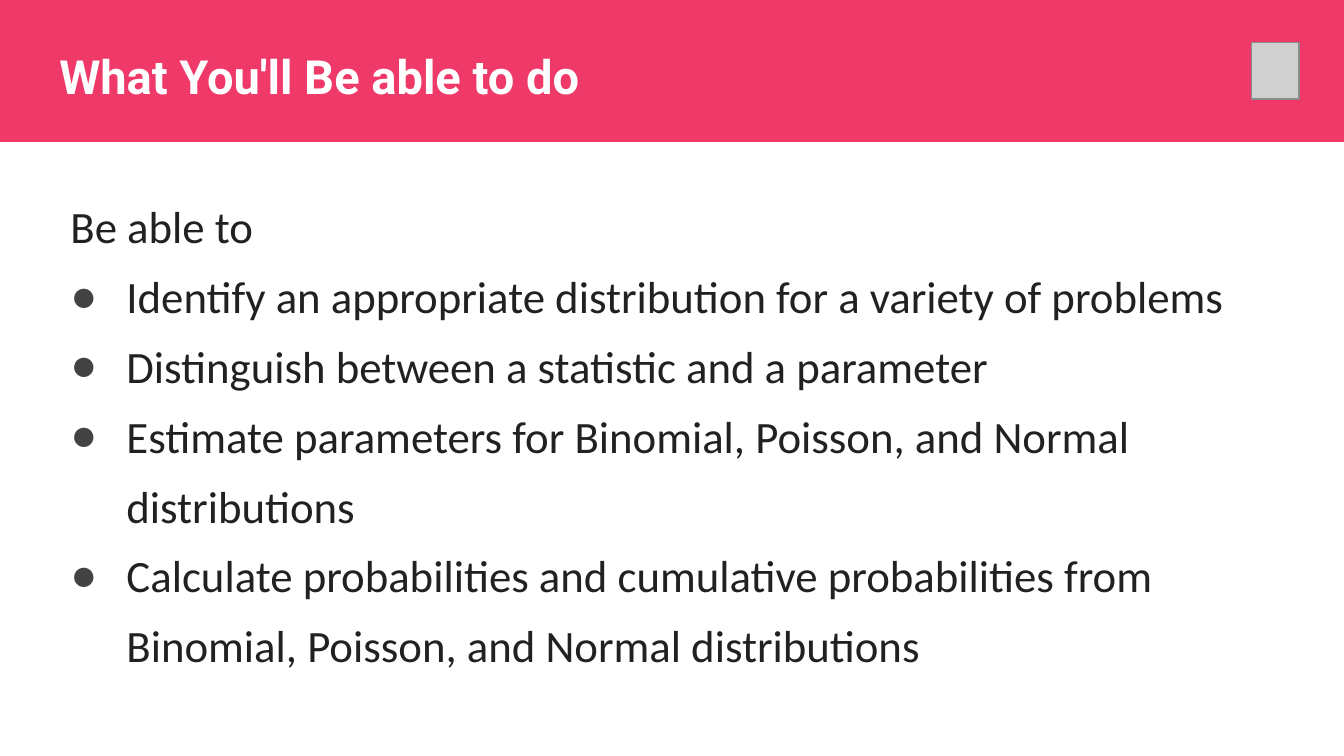
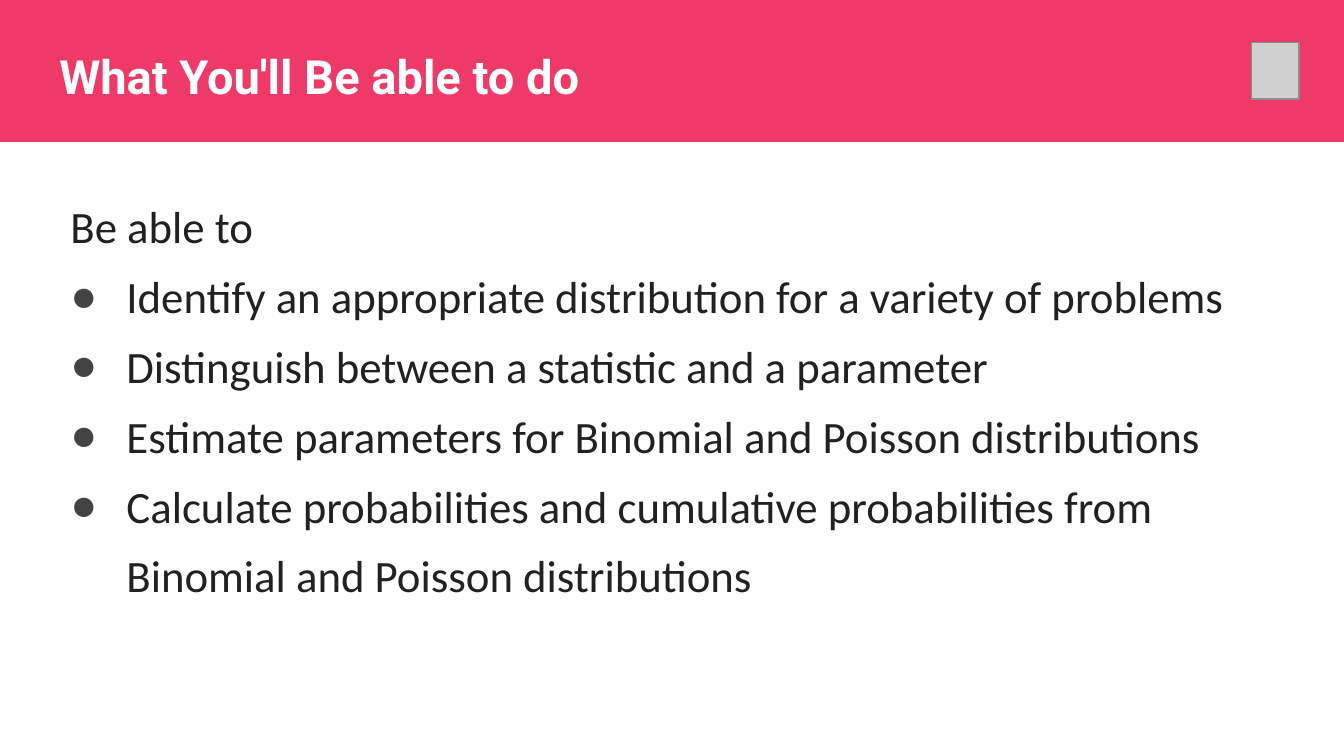
Before and after one commit to kiwidamien/statistics, a slide deck: slide 3 of 03_parameters/03_Parameters.pptx. Drawn at 1344x756 pixels with LibreOffice and Linux fonts; fonts in the diff are those of the drawing; grey boxes stand for pictures; background and template pictures are left out. Boxes give left, top, right and bottom in pixels: in the first picture for what was removed or moved away, otherwise in the second. Text is boxed around its words. In the diff, an @@ line names an element or a change of style, - is before the commit and + after.

Commit message:
finished presentation on discrete distributions

```diff
--- a/03_parameters/03_Parameters.pptx
+++ b/03_parameters/03_Parameters.pptx
@@ text at (x1=126, y1=422, x2=1199, y2=593): text changed @@
-● Estimate parameters for Binomial, Poisson, and Normal distributions
-● Calculate probabilities and cumulative probabilities from Binomial, Poisson, and Normal distributions
+● Estimate parameters for Binomial and Poisson distributions
+● Calculate probabilities and cumulative probabilities from Binomial and Poisson distributions
```
Also in this commit, not shown: 4 other slides changed, 6 slides added, 8 slides removed.
